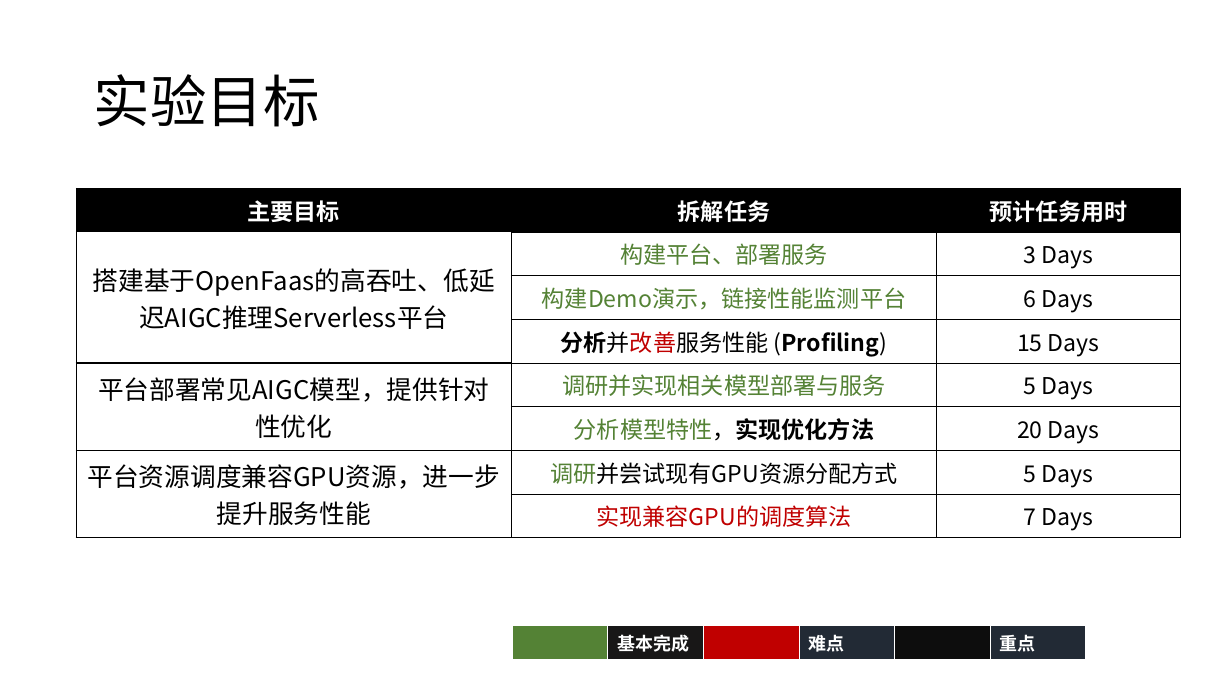
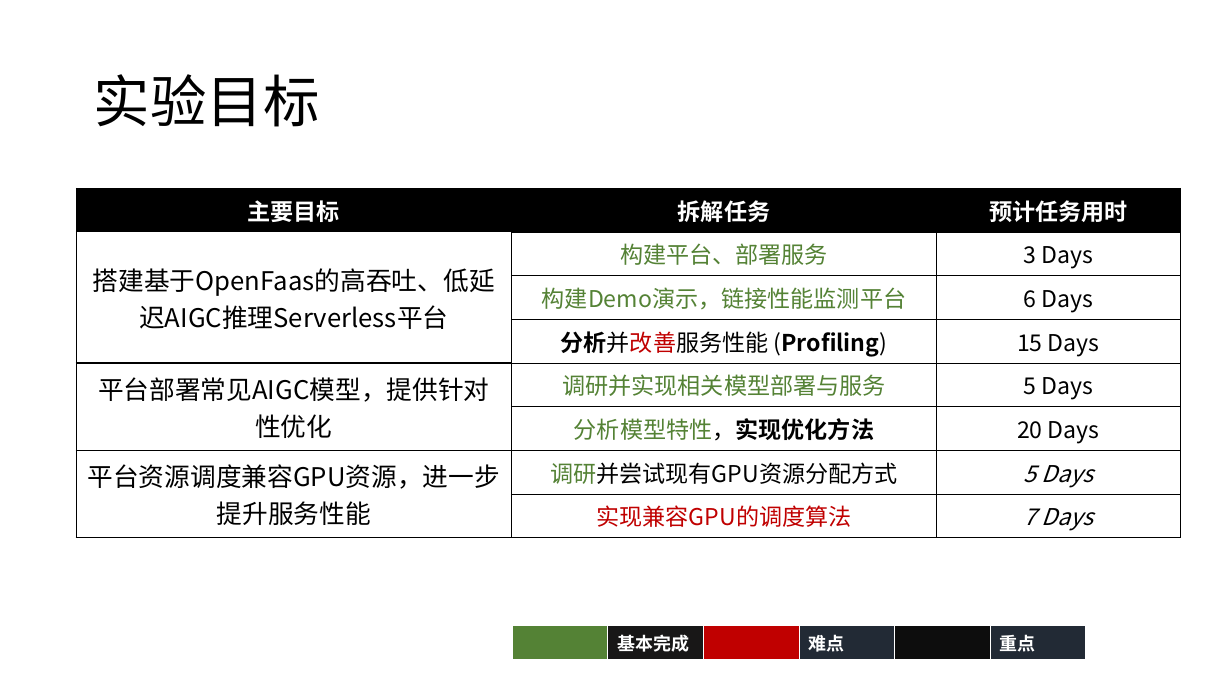
Before and after one commit to BBQGOD/os_course_project, a slide deck: slide 11 of midterm-report/期中展示.pptx. Drawn at 1232x693 pixels with LibreOffice and Linux fonts; fonts in the diff are those of the drawing. Boxes give left, top, right and bottom in pixels: in the first picture for what was removed or moved away, otherwise in the second. Text is boxed around its words. In the diff, an @@ line names an element or a change of style, - is before the commit and + after.

```diff
--- a/midterm-report/期中展示.pptx
+++ b/midterm-report/期中展示.pptx
@@ table at (x1=77, y1=189, x2=1180, y2=538) @@
@@ italic on in "5 Days", "7 Days" @@
```
Also in this commit, not shown: 1 other file.
